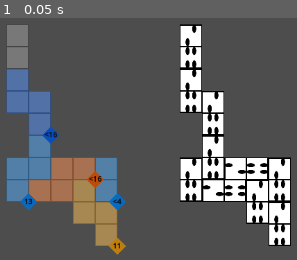
Above: before the commit, frame 1.
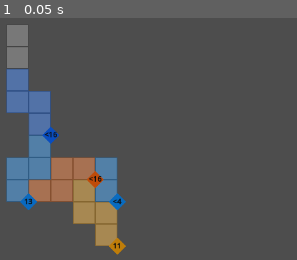
Above: after the commit, the same moment.

Repository: Javen-W/Ritz
Game: Godot game, scene res://game.tscn
Same seed, same stepped clock (60 frames per second), same inputs: the game is played once before the commit and once after it.
Inputs:
- Up to frame 1 (0.05 s): no input

The runs differ from the first frame. In frame 1, 13% of the frame differs, in the area x 60-98%, y 2-95%.

Commit message:
improve domino shader

Diff:
--- a/domino.gd
+++ b/domino.gd
@@ -34,6 +34,6 @@
 		rotation = 0
 		# background.scale = Vector2(2.0, 1.0)
 	else:
-		rotation = deg_to_rad(90)
+		rotation = deg_to_rad(-90.0)
 		# background.scale = Vector2(1.0, 2.0)
 	update_pips()  # refresh in case UVs changed
--- a/domino.gdshader
+++ b/domino.gdshader
@@ -1,21 +1,30 @@
 shader_type canvas_item;
 
+// Values 0–6 for each half
 uniform int left_value : hint_range(0, 6) = 0;
 uniform int right_value : hint_range(0, 6) = 0;
-uniform float border_width : hint_range(0.0, 0.2) = 0.05;
-uniform vec4 border_color : source_color = vec4(0.0, 0.0, 0.0, 0.0);
 
-float sd_circle(vec2 uv, vec2 center, float r) {
-    return length(uv - center) - r;
+// Rounded corner radius (0.0 = square, 0.15 = very round)
+uniform float corner_radius : hint_range(0.0, 0.25) = 0.12;
+
+// Dot size
+const float DOT_RADIUS = 0.06;
+
+// Signed distance to circle
+float sd_circle(vec2 p, vec2 center, float r) {
+    return length(p - center) - r;
 }
 
+// Draw a single anti-aliased dot
 float draw_dot(vec2 uv, vec2 center) {
-    float d = sd_circle(uv, center, 0.08);
-    return 1.0 - smoothstep(0.0, 0.02, d);
+    float d = sd_circle(uv, center, DOT_RADIUS);
+    return 1.0 - smoothstep(-0.0001, 0.0001, d);
 }
 
 float draw_dots(vec2 uv, int value, vec2 c) {
 	float dots = 0.0;
+	vec2 o = vec2(0.15, 0.30);  // spacing from center
+
 	if (value == 1)
 	{
 		// Center.
@@ -24,43 +33,43 @@
     else if (value == 2)
 	{
 		// Bottom left + top right.
-		dots += draw_dot(uv, c + vec2(0.15, -0.15));
-		dots += draw_dot(uv, c + vec2(-0.15, 0.15));
+		dots += draw_dot(uv, c + vec2(o.x, -o.y));
+		dots += draw_dot(uv, c + vec2(-o.x, o.y));
 	}
     else if (value == 3)
 	{
 		// Bottom left + center + top right.
-		dots += draw_dot(uv, c + vec2(0.15, -0.15));
+		dots += draw_dot(uv, c + vec2(o.x, -o.y));
 		dots += draw_dot(uv, c);
-		dots += draw_dot(uv, c + vec2(-0.15, 0.15));
+		dots += draw_dot(uv, c + vec2(-o.x, o.y));
 	}
     else if (value == 4)
 	{
 		// Four corners.
-		dots += draw_dot(uv, c + vec2(-0.15, 0.15));
-		dots += draw_dot(uv, c + vec2(0.15, -0.15));
-		dots += draw_dot(uv, c + vec2(-0.15, -0.15));
-		dots += draw_dot(uv, c + vec2(0.15, 0.15));
+		dots += draw_dot(uv, c + vec2(-o.x, o.y));
+		dots += draw_dot(uv, c + vec2(o.x, -o.y));
+		dots += draw_dot(uv, c + vec2(-o.x, -o.y));
+		dots += draw_dot(uv, c + vec2(o.x, o.y));
 	}
     else if (value == 5)
 	{
 		// Four corners + center.
 		dots += draw_dot(uv, c);
-		dots += draw_dot(uv, c + vec2(-0.15, 0.15));
-		dots += draw_dot(uv, c + vec2(0.15, -0.15));
-		dots += draw_dot(uv, c + vec2(-0.15, -0.15));
-		dots += draw_dot(uv, c + vec2(0.15, 0.15));
+		dots += draw_dot(uv, c + vec2(-o.x, o.y));
+		dots += draw_dot(uv, c + vec2(o.x, -o.y));
+		dots += draw_dot(uv, c + vec2(-o.x, -o.y));
+		dots += draw_dot(uv, c + vec2(o.x, o.y));
 	}
     else if (value == 6)
 	{
 		// Left + right columns.
-		dots += draw_dot(uv, c + vec2(-0.15, 0.15));
-		dots += draw_dot(uv, c + vec2(0.0, 0.15));
-		dots += draw_dot(uv, c + vec2(0.15, -0.15));
+		dots += draw_dot(uv, c + vec2(-o.x, o.y));
+		dots += draw_dot(uv, c + vec2(0.0, o.y));
+		dots += draw_dot(uv, c + vec2(o.x, -o.y));
 
-		dots += draw_dot(uv, c + vec2(-0.15, -0.15));
-		dots += draw_dot(uv, c + vec2(0.0, -0.15));
-		dots += draw_dot(uv, c + vec2(0.15, 0.15));
+		dots += draw_dot(uv, c + vec2(-o.x, -o.y));
+		dots += draw_dot(uv, c + vec2(0.0, -o.y));
+		dots += draw_dot(uv, c + vec2(o.x, o.y));
 	}
 	return dots;
 }
@@ -85,24 +94,21 @@
 }
 
 void fragment() {
-    vec2 uv = UV;
+	vec2 uv = UV;
 
-    // Background
-    COLOR = vec4(1.0, 1.0, 1.0, 1.0);
+	// Rounded border around entire domino
+	vec2 corner_dist = abs(uv - 0.5) * 2.0;
+	float border_dist = length(max(corner_dist - vec2(1.0 - corner_radius * 2.0), 0.0));
+	float border = 1.0 - smoothstep(corner_radius, corner_radius, border_dist);
+	COLOR.rgba = mix(vec4(0.0, 0.0, 0.0, 0.0).rgba, COLOR.rgba, border);
 
     // Center line
-    float center_line = step(0.49, uv.x) - step(0.51, uv.x);
-    COLOR.rgb = mix(COLOR.rgb, vec3(0.0), center_line);
+	float center_line = step(0.49, uv.x) - step(0.51, uv.x);
+	COLOR.rgb = mix(COLOR.rgb, vec3(0.0), center_line);
 
-    // Dots
+    // Draw pips
     float dots_left = draw_pips(uv, left_value, 0);
     float dots_right = draw_pips(uv, right_value, 1);
     float dots = max(dots_left, dots_right);
     COLOR.rgb = mix(COLOR.rgb, vec3(0.0), dots);
-
-    // Rounded border around entire domino
-    vec2 corner_dist = abs(uv - 0.5) * 2.0;
-    float border_dist = length(max(corner_dist - vec2(1.0 - border_width * 2.0), 0.0));
-    float border = 1.0 - smoothstep(border_width - 0.02, border_width, border_dist);
-    COLOR.rgb = mix(border_color.rgb, COLOR.rgb, border);
 }
--- a/domino.tscn
+++ b/domino.tscn
@@ -5,10 +5,9 @@
 
 [sub_resource type="ShaderMaterial" id="ShaderMaterial_qyrqp"]
 shader = ExtResource("2_b7val")
-shader_parameter/left_value = 6
+shader_parameter/left_value = 1
 shader_parameter/right_value = 5
-shader_parameter/border_width = 0.05
-shader_parameter/border_color = Color(0, 0, 0, 0)
+shader_parameter/corner_radius = 0.12
 
 [sub_resource type="QuadMesh" id="QuadMesh_o246h"]
 
--- a/game.gd
+++ b/game.gd
@@ -25,7 +25,7 @@
 
 func _ready() -> void:
 	rng.seed = hash(SEED)
-	camera2d.position = Vector2(MAP_SIZE / 2, MAP_SIZE / 2) * 64
+	camera2d.position = Vector2(MAP_SIZE / 2.0, MAP_SIZE / 2.0) * 64.0
 
 	generate_domino_path()
 	generate_constraints()
